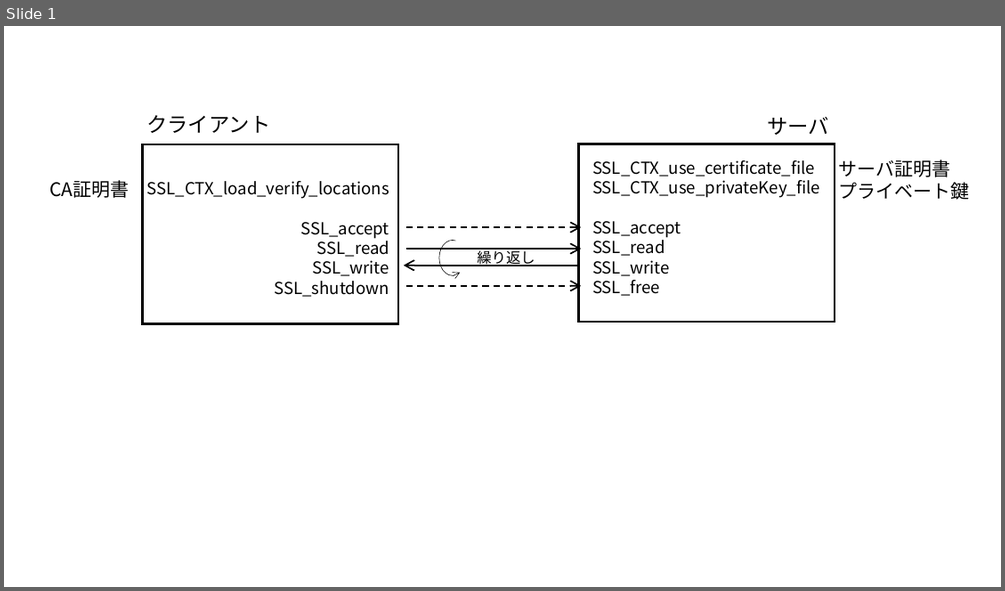
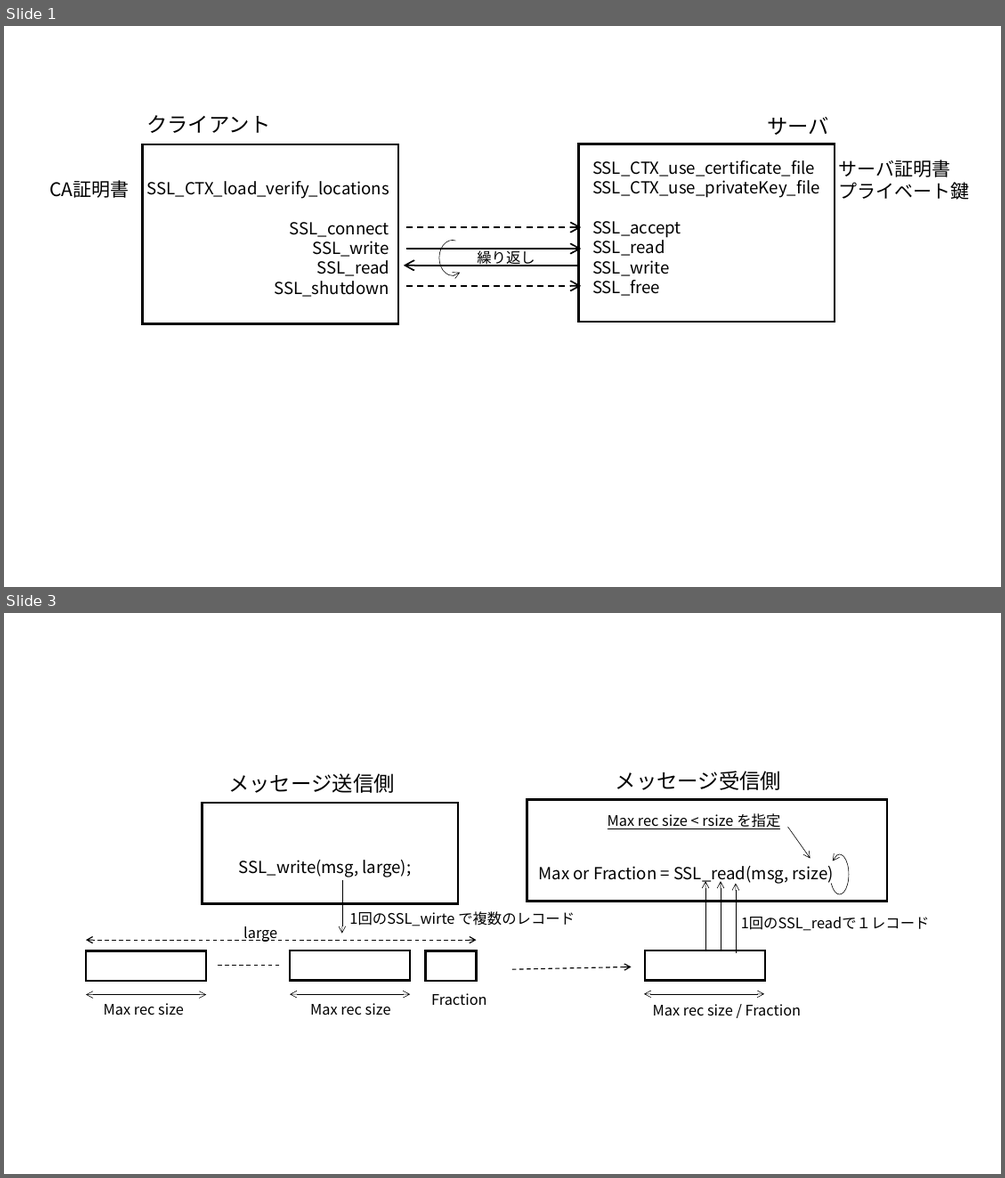
Before and after one commit to kojo1/TLSbook-en, a slide deck: Part2.Programming/Chapter6.TLSProtocol/Chapter6.Fig.pptx. Shown one above the other, each under a label of ours: slide 1 before the commit, slides 1 and 3 after it; the slides between them are not shown. The pictures are 1005x591 and 1005x1178 pixels, drawn with LibreOffice and Linux fonts; fonts in the diff are those of the drawing. Boxes give left, top, right and bottom in pixels: in the first picture for what was removed or moved away, otherwise in the second. Text is boxed around its words. In the diff, an @@ line names an element or a change of style, - is before the commit and + after.

```diff
--- a/Part2.Programming/Chapter6.TLSProtocol/Chapter6.Fig.pptx
+++ b/Part2.Programming/Chapter6.TLSProtocol/Chapter6.Fig.pptx
@@ slide 3 added at (4, 613, 1001, 1174), background #FFFFFF @@
@@ text added at (615, 771, 781, 790), 20 pt, text #000000 @@
+メッセージ受信側
@@ text added at (228, 773, 394, 793), 20 pt, text #000000 @@
+メッセージ送信側
@@ rectangle added at (202, 803, 458, 903), outline #000000 2.25 pt @@
@@ rectangle added at (526, 800, 887, 900), outline #000000 2.25 pt @@
@@ text added at (607, 813, 780, 829), 14 pt, text #000000, underline @@
+Max rec size < rsize を指定
@@ arrow added from (788, 827) to (810, 859), #000000 0.5 pt @@
@@ text added at (239, 860, 411, 877), 16 pt, text #000000 @@
+SSL_write(msg, large);
@@ text added at (539, 866, 833, 884), 16 pt, text #000000 @@
+Max or Fraction = SSL_read(msg, rsize)
@@ arc (boxed as its full ellipse) added at (830, 854, 849, 895), outline #000000 0.5 pt @@
@@ arrow added from (342, 880) to (342, 933), #000000 0.5 pt @@
@@ arrow added from (705, 951) to (705, 882), #000000 0.5 pt @@
@@ arrow added from (720, 951) to (720, 882), #000000 0.5 pt @@
@@ arrow added from (736, 952) to (736, 883), #000000 0.5 pt @@
@@ text added at (243, 926, 277, 941), 14 pt, text #000000 @@
+large
@@ text added at (349, 911, 574, 926), 14 pt, text #000000 @@
+1回のSSL_wirte で複数のレコード
@@ text added at (741, 916, 930, 931), 14 pt, text #000000 @@
+1回のSSL_readで１レコード
@@ rectangle added at (86, 951, 207, 981), outline #000000 2.25 pt @@
@@ double arrow added from (477, 940) to (86, 940), #000000 1 pt dashed @@
@@ rectangle added at (290, 950, 410, 981), outline #000000 2.25 pt @@
@@ rectangle added at (426, 950, 477, 981), outline #000000 2.25 pt @@
@@ rectangle added at (645, 950, 765, 981), outline #000000 2.25 pt @@
@@ line added from (279, 965) to (216, 965), #000000 1 pt dashed @@
@@ arrow added from (512, 969) to (631, 966), #000000 1 pt dashed @@
@@ double arrow added from (206, 995) to (86, 995), #000000 0.5 pt @@
@@ text added at (104, 1003, 184, 1014), 14 pt, text #000000 @@
+Max rec size
@@ double arrow added from (410, 995) to (290, 995), #000000 0.5 pt @@
@@ text added at (310, 1003, 391, 1015), 14 pt, text #000000 @@
+Max rec size
@@ text added at (431, 993, 486, 1005), 14 pt, text #000000 @@
+Fraction
@@ double arrow added from (764, 994) to (644, 994), #000000 0.5 pt @@
@@ text added at (653, 1004, 801, 1015), 14 pt, text #000000 @@
+Max rec size / Fraction
@@ slide 1 changed as well @@
@@ text at (290, 222, 389, 257): text changed @@
-SSL_accept
+SSL_connect
+SSL_write
@@ text at (312, 260, 389, 276): paragraph removed @@
-SSL_write
```
Also in this commit, not shown: 1 other slide changed, 2 other slides added, 7 other files.
